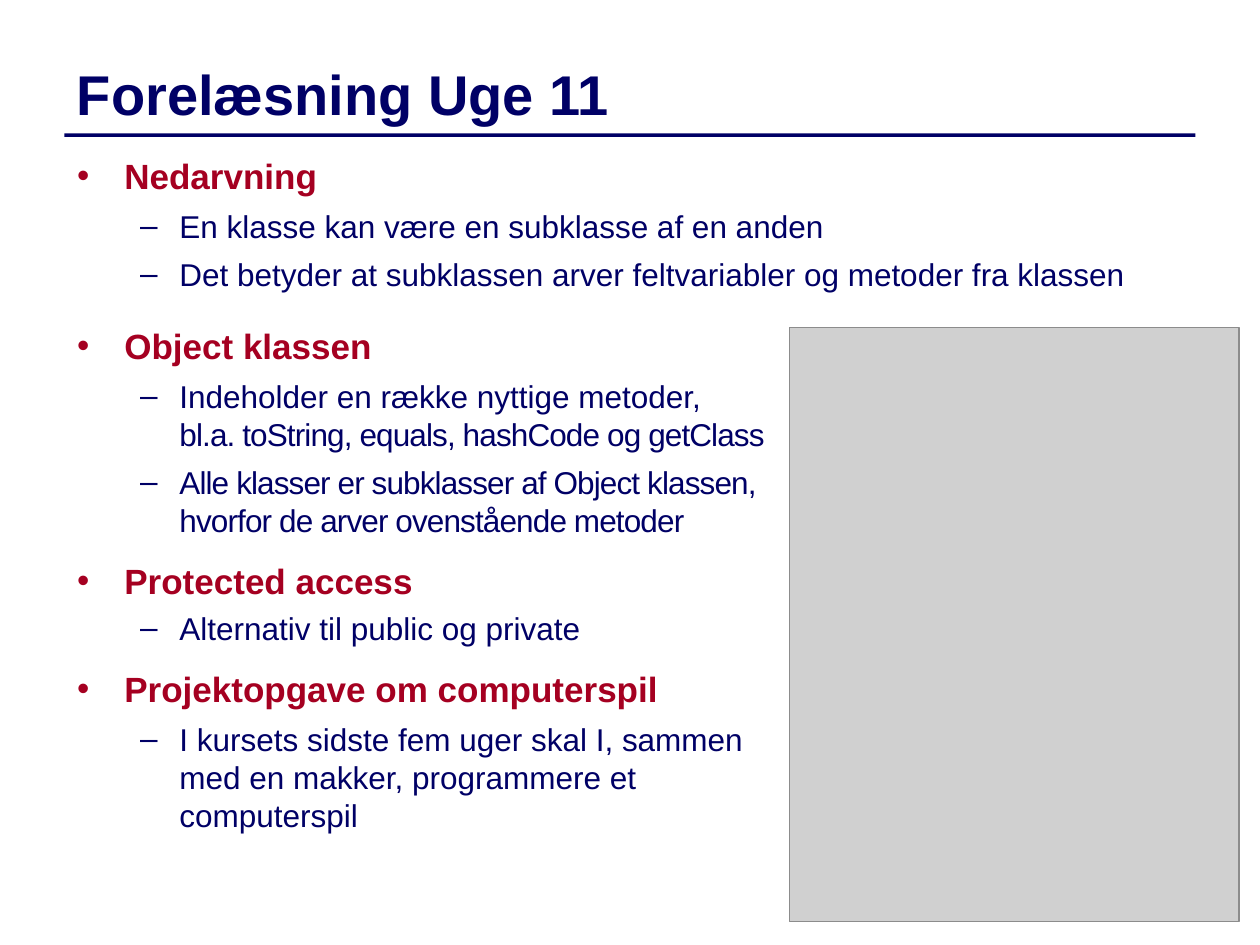
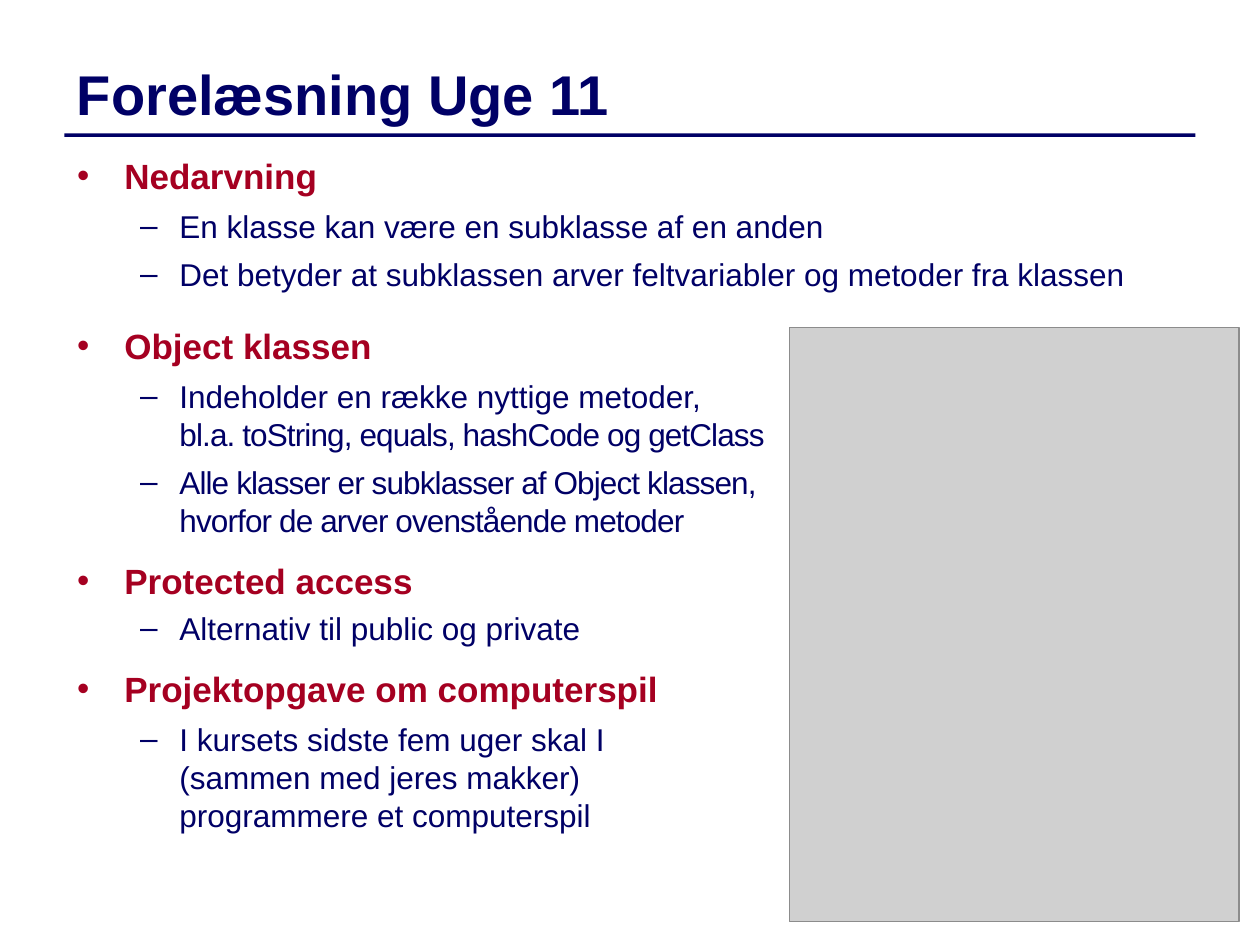
Before and after one commit to IntProgAU/Materiale, a slide deck: slide 1 of web/e22/uge_11/Slides-Uge11.pptx. Drawn at 1260x945 pixels with LibreOffice and Linux fonts; fonts in the diff are those of the drawing; grey boxes stand for pictures. Boxes give left, top, right and bottom in pixels: in the first picture for what was removed or moved away, otherwise in the second. Text is boxed around its words. In the diff, an @@ line names an element or a change of style, - is before the commit and + after.

```diff
--- a/web/e22/uge_11/Slides-Uge11.pptx
+++ b/web/e22/uge_11/Slides-Uge11.pptx
@@ text at [179,728,605,833]: text changed @@
-  – I kursets sidste fem uger skal I, sammen
-    med en makker, programmere et
-    computerspil
+  – I kursets sidste fem uger skal I
+    (sammen med jeres makker)
+    programmere et computerspil
```
Also in this commit, not shown: 18 other slides changed, 1 other file.
